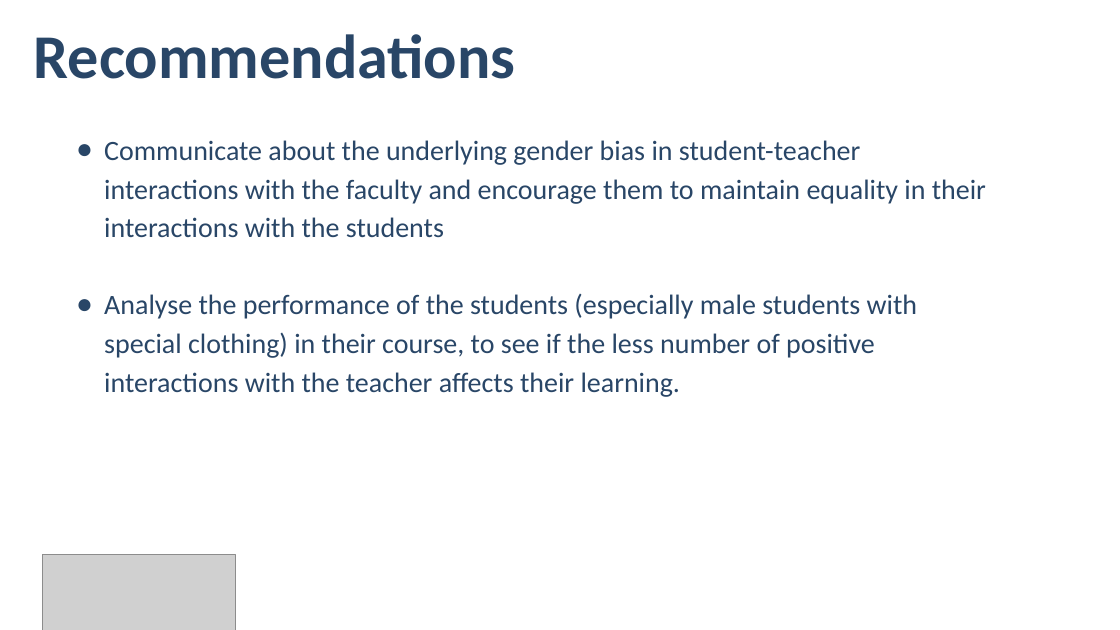
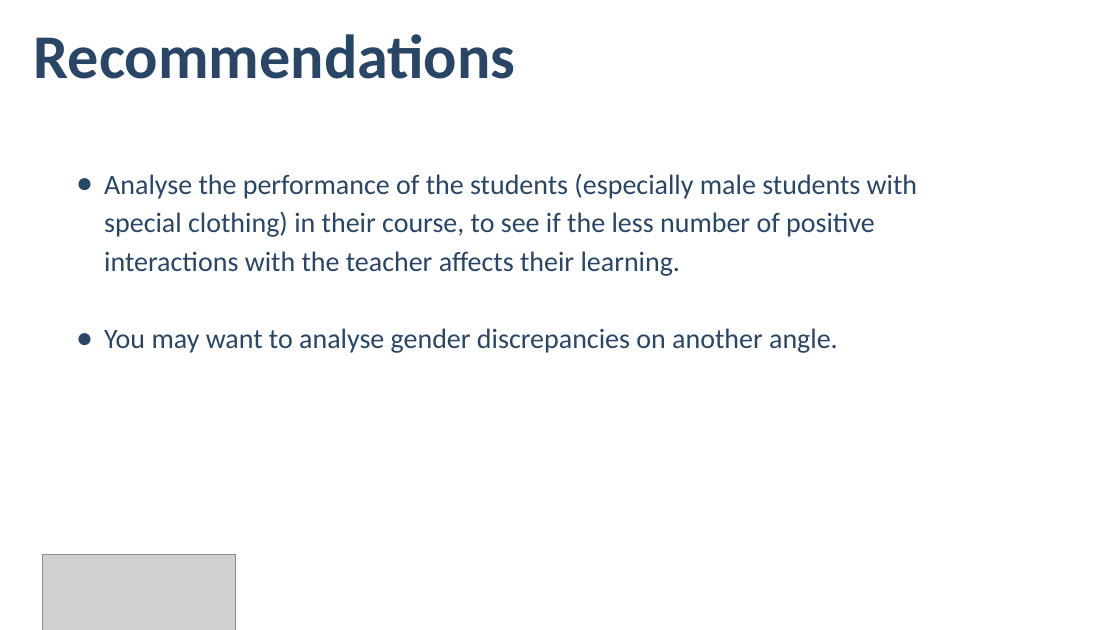
Before and after one commit to ogrnz/analytics-consulting, a slide deck: slide 28 of A/Presentation Case A.pptx (slide 25 before the commit). Drawn at 1120x630 pixels with LibreOffice and Linux fonts; fonts in the diff are those of the drawing; grey boxes stand for pictures; background and template pictures are left out. Boxes give left, top, right and bottom in pixels: in the first picture for what was removed or moved away, otherwise in the second. Text is boxed around its words. In the diff, an @@ line names an element or a change of style, - is before the commit and + after.

```diff
--- a/A/Presentation Case A.pptx
+++ b/A/Presentation Case A.pptx
@@ text at (104, 140, 986, 237): paragraph removed @@
-● Communicate about the underlying gender bias in student-teacher interactions with the faculty and encourage them to maintain equality in their interactions with the students
@@ text at (104, 328, 838, 353): paragraph added @@
+● You may want to analyse gender discrepancies on another angle.
```
Also in this commit, not shown: 10 other slides changed, 4 slides added, 2 slides removed.
